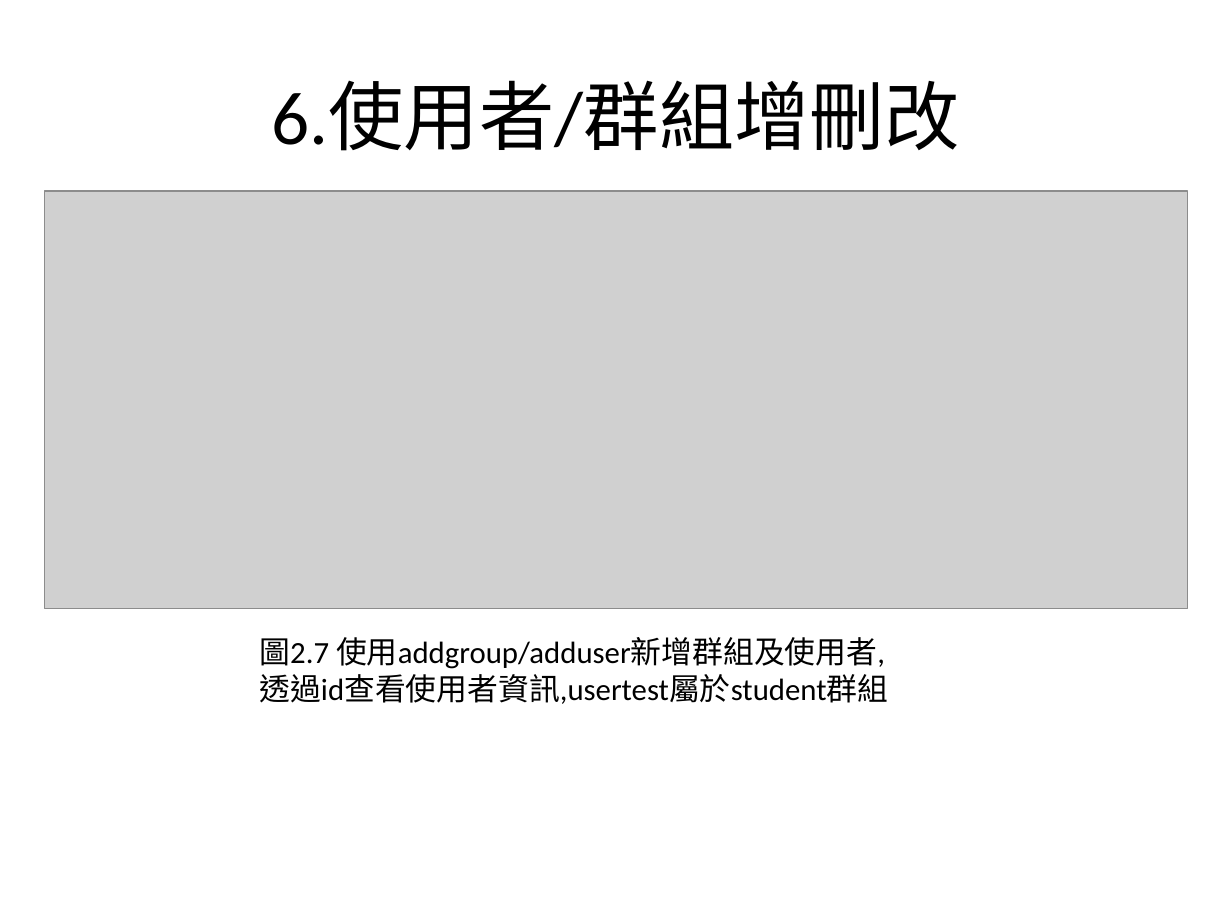
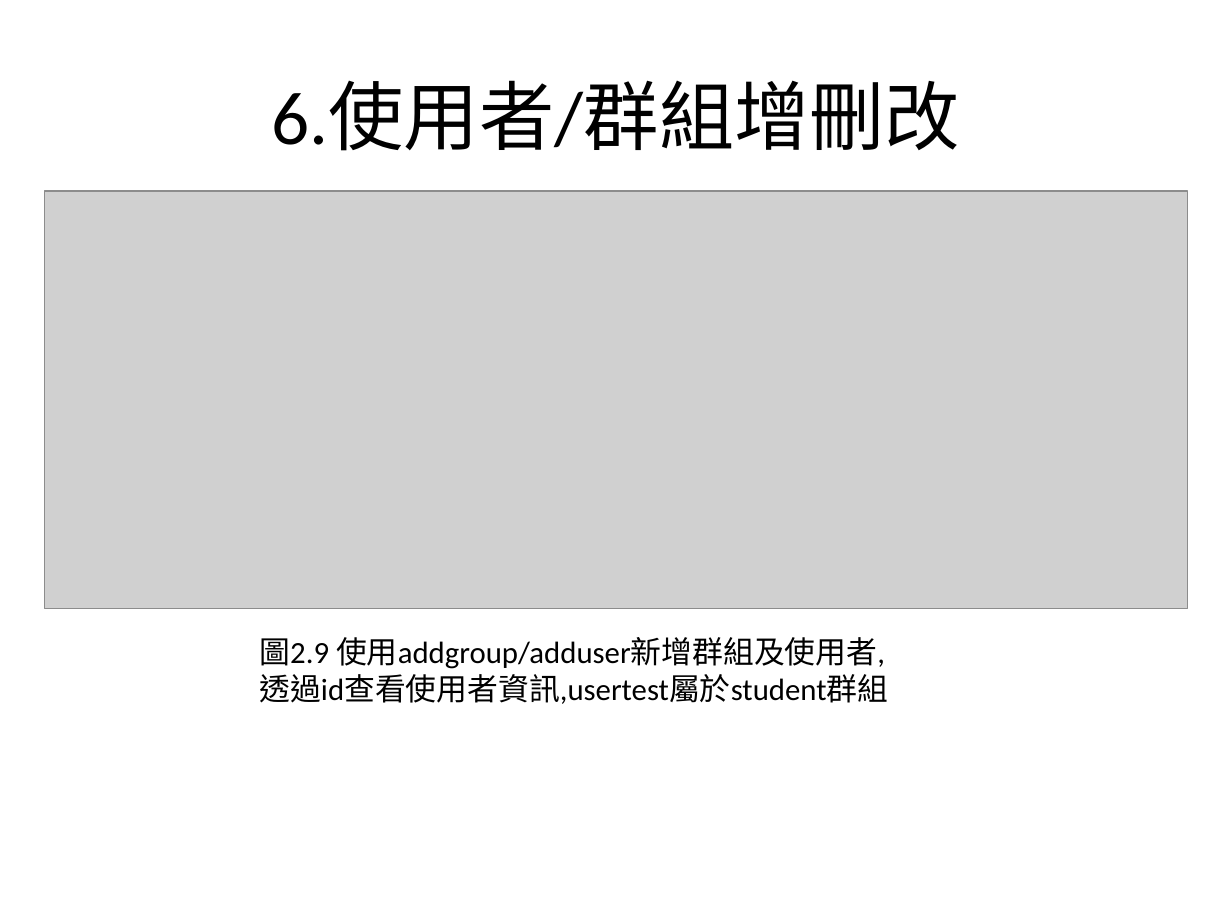
Before and after one commit to charlie11438/note, a slide deck: slide 15 of Linux/Linux_2.pptx (slide 13 before the commit). Drawn at 1232x924 pixels with LibreOffice and Linux fonts; fonts in the diff are those of the drawing; grey boxes stand for pictures. Boxes give left, top, right and bottom in pixels: in the first picture for what was removed or moved away, otherwise in the second. Text is boxed around its words. In the diff, an @@ line names an element or a change of style, - is before the commit and + after.

```diff
--- a/Linux/Linux_2.pptx
+++ b/Linux/Linux_2.pptx
@@ text at (259, 637, 885, 669): text changed @@
-圖2.7 使用addgroup/adduser新增群組及使用者,
+圖2.9 使用addgroup/adduser新增群組及使用者,
```
Also in this commit, not shown: 4 other slides changed, 3 slides added.
